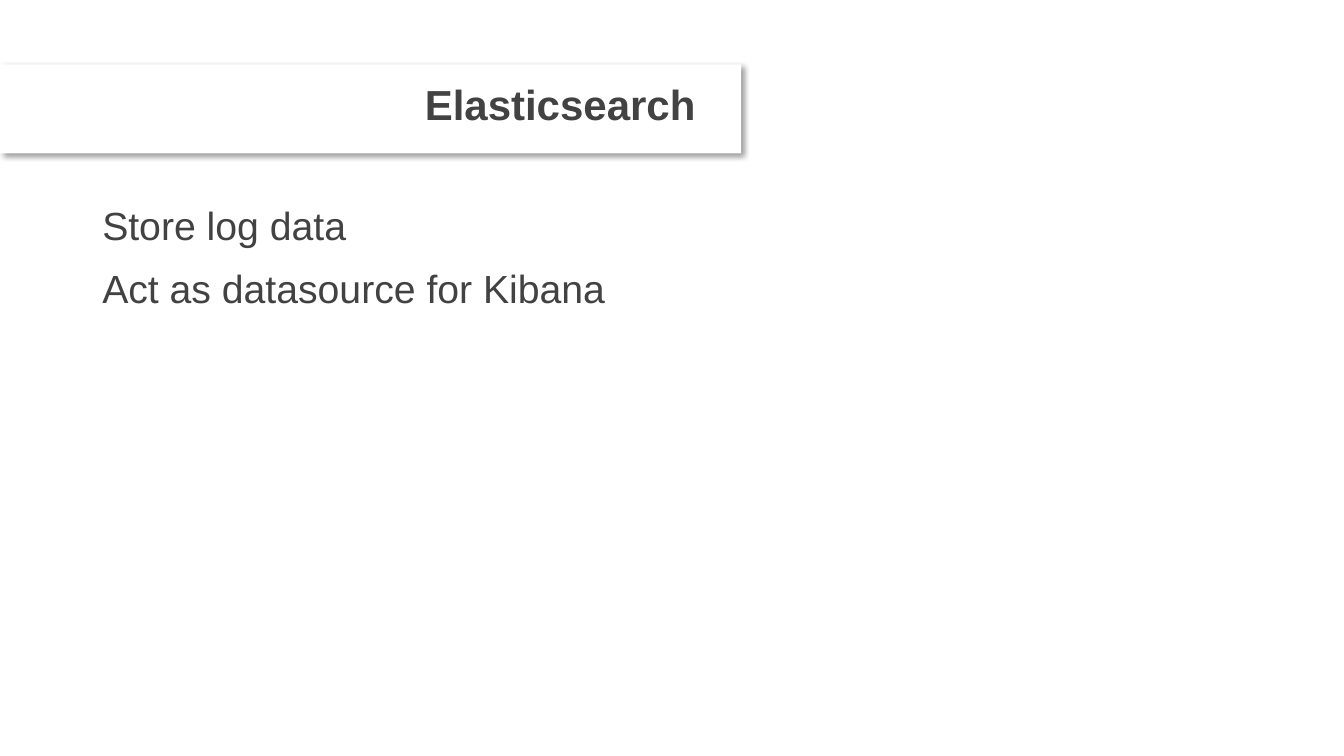
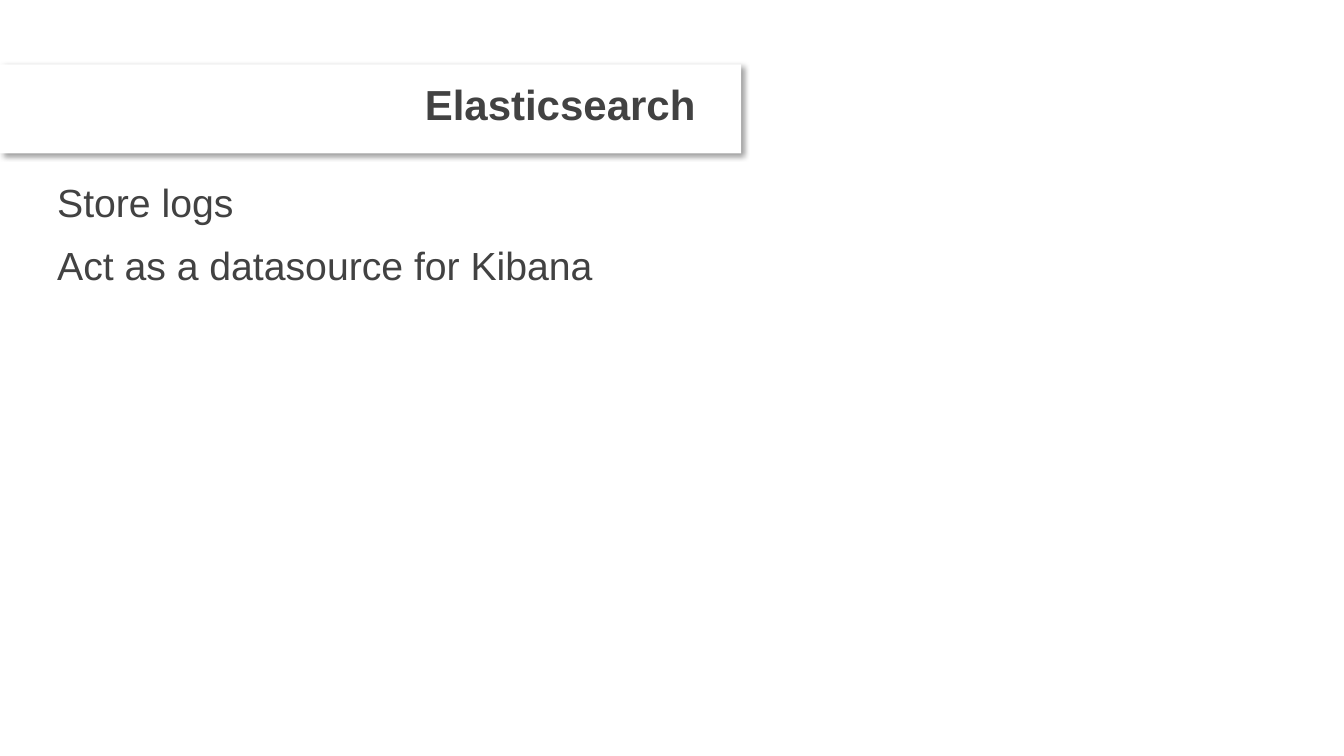
Before and after one commit to DevDay2019-AxonActive/DevDay2019---Advanced-Java, a slide deck: slide 7 of presentations/Log analyze.pptx (slide 5 before the commit). Drawn at 1344x756 pixels with LibreOffice and Linux fonts; fonts in the diff are those of the drawing; background and template pictures are left out. Boxes give left, top, right and bottom in pixels: in the first picture for what was removed or moved away, otherwise in the second. Text is boxed around its words. In the diff, an @@ line names an element or a change of style, - is before the commit and + after.

```diff
--- a/presentations/Log analyze.pptx
+++ b/presentations/Log analyze.pptx
@@ text at (57,188,593,281): text changed @@
-Store log data
-Act as datasource for Kibana
+Store logs
+Act as a datasource for Kibana
```
Also in this commit, not shown: 4 other slides changed, 2 slides added, 1 other file.
